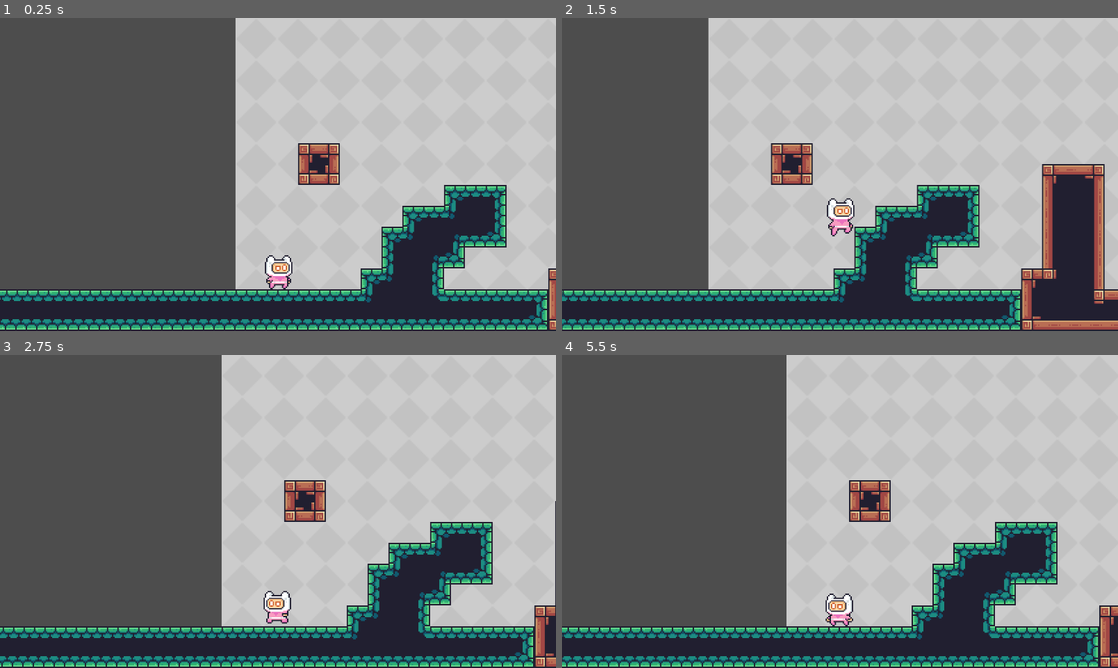
Above: before the commit, frames 1-4 (two rows, left to right).
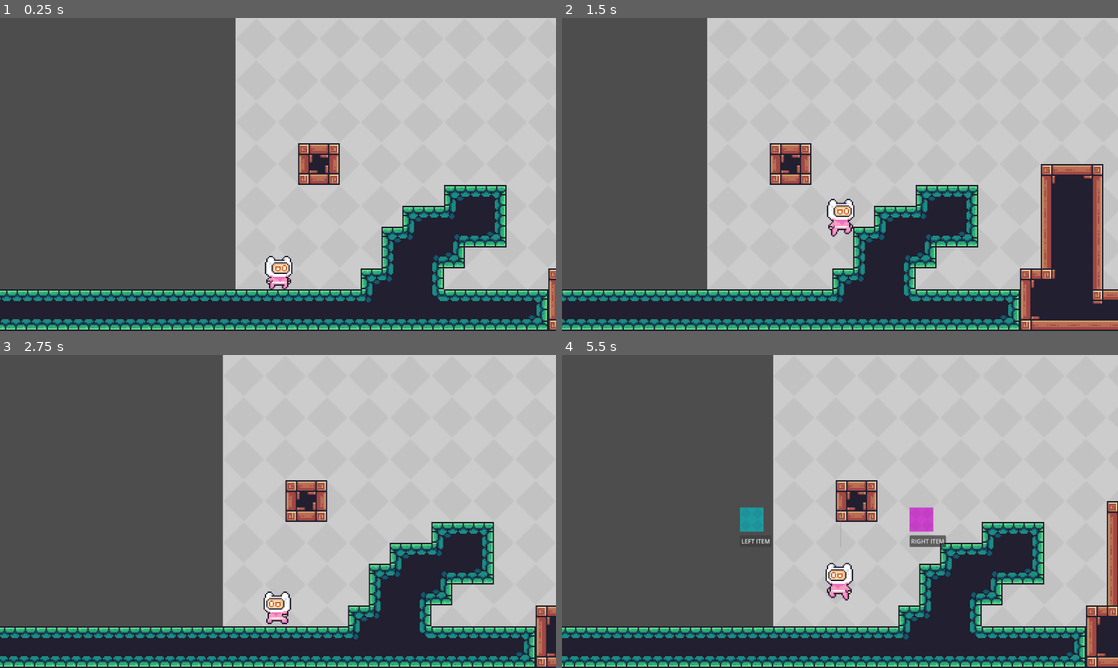
Above: after the commit, the same moments.

Repository: Siamesepug/Machina-Mori
Game: Godot game, scene res://scenes/main.tscn
Two runs of this game, one before a commit and one after it. Both use one fixed random seed, a clock stepped at 60 frames per second and the inputs below.
Inputs (mouse positions are in pixels of both pictures, inside the frame that each line leads up to):
- Up to frame 1 (0.25 s): no input
- Up to frame 2 (1.5 s): hold D (right) from 0.53 s (still down); tap Shift (dash) at 0.6 s; tap Space (jump) at 0.77, 0.8, 1.07, 1.35 s
- Up to frame 3 (2.75 s): tap Space (jump) at 1.52, 1.82, 2.3 s; tap Shift (dash) at 1.55, 2.1 s; release D (right) at 2.03 s; hold A (left) from 2.03 s (still down)
- Up to frame 4 (5.5 s): release A (left) at 2.78 s; hold D (right) 2.78-4.28 s; tap Shift (dash) at 2.85, 4.35 s; tap Space (jump) at 3.02, 3.32, 3.6, 3.77, 4.07, 4.52, 4.82 s; tap E (debug_grab, bound only after the commit) at 4.15 s; hold A (left) 4.28-5 s; tap R (debug_level_up, bound only after the commit) at 4.9 s; click (756, 542) at 5 s, where only the run after the commit has a clickable "LEFT ITEM"

The runs differ from the first frame. In frame 1, 0.1% of the frame differs, in the area x 47-53%, y 75-87%; in frame 2, 5.7%; in frame 3, 4.9%; in frame 4, 13%, in the area x 0-100%, y 0-100%.

Commit message:
crude item system and item selection

Diff:
--- a/project.godot
+++ b/project.godot
@@ -18,6 +18,7 @@
 [autoload]
 
 PlayerAttributes="*uid://b31smgif6tu2l"
+SignalManager="*uid://4b20uqiu53rd"
 
 [display]
 
@@ -50,6 +51,16 @@
 "events": [Object(InputEventKey,"resource_local_to_scene":false,"resource_name":"","device":-1,"window_id":0,"alt_press …(195 unchanged characters)…
 ]
 }
+debug_grab={
+"deadzone": 0.2,
+"events": [Object(InputEventKey,"resource_local_to_scene":false,"resource_name":"","device":-1,"window_id":0,"alt_pressed":false,"shift_pressed":false,"ctrl_pressed":false,"meta_pressed":false,"pressed":false,"keycode":0,"physical_keycode":69,"key_label":0,"unicode":101,"location":0,"echo":false,"script":null)
+]
+}
+debug_level_up={
+"deadzone": 0.2,
+"events": [Object(InputEventKey,"resource_local_to_scene":false,"resource_name":"","device":-1,"window_id":0,"alt_pressed":false,"shift_pressed":false,"ctrl_pressed":false,"meta_pressed":false,"pressed":false,"keycode":0,"physical_keycode":82,"key_label":0,"unicode":114,"location":0,"echo":false,"script":null)
+]
+}
 
 [physics]
 
--- a/scenes/levels/level01.tscn
+++ b/scenes/levels/level01.tscn
@@ -3,6 +3,7 @@
 [ext_resource type="Texture2D" uid="uid://bnn7us75voip7" path="res://assets/images/tilemap/Terrain (16x16).png" id="1_3n7h2"]
 [ext_resource type="Texture2D" uid="uid://dfkowr4gnd6wa" path="res://assets/images/background/Gray.png" id="1_g0jr5"]
 [ext_resource type="PackedScene" uid="uid://vjuntkxlfvjv" path="res://scenes/player.tscn" id="2_msin7"]
+[ext_resource type="PackedScene" uid="uid://bakwtt7aavn5t" path="res://scenes/menus/item_selection.tscn" id="4_i4uh8"]
 
 [sub_resource type="TileSetAtlasSource" id="TileSetAtlasSource_msin7"]
 texture = ExtResource("1_3n7h2")
@@ -198,3 +199,10 @@
 [node name="Player" parent="." unique_id=131089335 instance=ExtResource("2_msin7")]
 position = Vector2(32.666668, 192.66667)
 scale = Vector2(1, 1)
+
+[node name="ItemSelection" parent="Player" unique_id=1848016840 instance=ExtResource("4_i4uh8")]
+offset_left = -0.99999976
+offset_top = -43.666668
+offset_right = -0.99999976
+offset_bottom = -43.666668
+scale = Vector2(0.285, 0.285)
--- /dev/null
+++ b/scenes/menus/item_selection.tscn
@@ -0,0 +1,54 @@
+[gd_scene format=3 uid="uid://bakwtt7aavn5t"]
+
+[ext_resource type="PackedScene" uid="uid://daxfttal8sqc1" path="res://scenes/upgrades/move_speed.tscn" id="1_ctfre"]
+[ext_resource type="Script" uid="uid://ks18pjoilf85" path="res://scripts/item_selection.gd" id="1_fidhh"]
+[ext_resource type="PackedScene" uid="uid://bhikrrw4lhvmb" path="res://scenes/upgrades/double_jump.tscn" id="2_fidhh"]
+
+[node name="ItemSelection" type="Control" unique_id=1848016840]
+process_mode = 3
+layout_mode = 3
+anchors_preset = 15
+anchor_right = 1.0
+anchor_bottom = 1.0
+grow_horizontal = 2
+grow_vertical = 2
+script = ExtResource("1_fidhh")
+item_list = Array[PackedScene]([ExtResource("2_fidhh"), ExtResource("1_ctfre")])
+
+[node name="VBoxContainer" type="VBoxContainer" parent="." unique_id=1870979787]
+layout_mode = 0
+offset_left = -628.0
+offset_top = -347.0
+offset_right = 652.0
+offset_bottom = 373.0
+
+[node name="HBoxContainer" type="HBoxContainer" parent="VBoxContainer" unique_id=4437926]
+layout_mode = 2
+size_flags_vertical = 6
+alignment = 1
+
+[node name="VBoxContainer" type="VBoxContainer" parent="VBoxContainer/HBoxContainer" unique_id=580467274]
+layout_mode = 2
+theme_override_constants/separation = 75
+
+[node name="PanelContainer" type="PanelContainer" parent="VBoxContainer/HBoxContainer/VBoxContainer" unique_id=785938932]
+layout_mode = 2
+
+[node name="Button" type="Button" parent="VBoxContainer/HBoxContainer/VBoxContainer" unique_id=442815230]
+layout_mode = 2
+text = "LEFT ITEM"
+
+[node name="VSeparator" type="VSeparator" parent="VBoxContainer/HBoxContainer" unique_id=1185360004]
+layout_mode = 2
+theme_override_constants/separation = 364
+
+[node name="VBoxContainer2" type="VBoxContainer" parent="VBoxContainer/HBoxContainer" unique_id=1282223215]
+layout_mode = 2
+theme_override_constants/separation = 75
+
+[node name="PanelContainer2" type="PanelContainer" parent="VBoxContainer/HBoxContainer/VBoxContainer2" unique_id=1305241622]
+layout_mode = 2
+
+[node name="Button" type="Button" parent="VBoxContainer/HBoxContainer/VBoxContainer2" unique_id=2093471057]
+layout_mode = 2
+text = "RIGHT ITEM"
--- a/scenes/player.tscn
+++ b/scenes/player.tscn
@@ -244,7 +244,7 @@
 }]
 
 [sub_resource type="RectangleShape2D" id="RectangleShape2D_qlg0r"]
-size = Vector2(21, 25)
+size = Vector2(19, 23.666668)
 
 [node name="Player" type="CharacterBody2D" unique_id=131089335]
 scale = Vector2(3, 3)
@@ -257,7 +257,7 @@
 autoplay = "idle"
 
 [node name="CollisionShape2D" type="CollisionShape2D" parent="." unique_id=1797972652]
-position = Vector2(0.5, 3.5)
+position = Vector2(0.5, 3.8333335)
 shape = SubResource("RectangleShape2D_qlg0r")
 
 [node name="JumpSound" type="AudioStreamPlayer2D" parent="." unique_id=933953504]
--- a/scenes/upgrades/double_jump.tscn
+++ b/scenes/upgrades/double_jump.tscn
@@ -1,3 +1,20 @@
 [gd_scene format=3 uid="uid://bhikrrw4lhvmb"]
 
-[node name="DoubleJump" type="Node2D" unique_id=990389484]
+[ext_resource type="Script" uid="uid://b5j4kkr6r6eb4" path="res://scripts/double_jump.gd" id="1_e7mu8"]
+[ext_resource type="Texture2D" uid="uid://dfkowr4gnd6wa" path="res://assets/images/background/Gray.png" id="1_yjbps"]
+
+[sub_resource type="RectangleShape2D" id="RectangleShape2D_e7mu8"]
+size = Vector2(64, 64)
+
+[node name="DoubleJump" type="StaticBody2D" unique_id=567444937]
+position = Vector2(32, 32)
+script = ExtResource("1_e7mu8")
+
+[node name="Sprite2D" type="Sprite2D" parent="." unique_id=1778294336]
+modulate = Color(1, 0.32156864, 1, 1)
+texture = ExtResource("1_yjbps")
+
+[node name="CollisionShape2D" type="CollisionShape2D" parent="." unique_id=1877113859]
+shape = SubResource("RectangleShape2D_e7mu8")
+
+[node name="DoubleJump" type="Node2D" parent="." unique_id=990389484]
--- /dev/null
+++ b/scenes/upgrades/move_speed.tscn
@@ -0,0 +1,20 @@
+[gd_scene format=3 uid="uid://daxfttal8sqc1"]
+
+[ext_resource type="Script" uid="uid://bar3bo7h6mmsb" path="res://scripts/move_speed.gd" id="1_j0x51"]
+[ext_resource type="Texture2D" uid="uid://dfkowr4gnd6wa" path="res://assets/images/background/Gray.png" id="2_s1rsq"]
+
+[sub_resource type="RectangleShape2D" id="RectangleShape2D_e7mu8"]
+size = Vector2(64, 64)
+
+[node name="MoveSpeed" type="StaticBody2D" unique_id=567444937]
+position = Vector2(32, 32)
+script = ExtResource("1_j0x51")
+
+[node name="Sprite2D" type="Sprite2D" parent="." unique_id=1778294336]
+modulate = Color(0.14809194, 0.752655, 0.7878075, 1)
+texture = ExtResource("2_s1rsq")
+
+[node name="CollisionShape2D" type="CollisionShape2D" parent="." unique_id=1877113859]
+shape = SubResource("RectangleShape2D_e7mu8")
+
+[node name="DoubleJump" type="Node2D" parent="." unique_id=990389484]
--- /dev/null
+++ b/scripts/SignalManager.gd
@@ -0,0 +1,5 @@
+extends Node
+
+# For moving signals between scripts and scenes
+
+signal level_up()
--- /dev/null
+++ b/scripts/double_jump.gd
@@ -0,0 +1,18 @@
+extends StaticBody2D
+
+
+# Called when the node enters the scene tree for the first time.
+func _ready():
+	pass # Replace with function body.
+
+
+# Called every frame. 'delta' is the elapsed time since the previous frame.
+func _process(delta):
+	pass
+
+func _input(event):
+	if Input.is_action_just_pressed("debug_grab"):
+		PlayerAttributes.max_jumps += 1
+		print("GRABBED DOUBLE JUMP")
+		get_tree().paused = false
+		queue_free()
--- /dev/null
+++ b/scripts/item_selection.gd
@@ -0,0 +1,39 @@
+extends Control
+
+# Displays 3 random items for the player
+# to choose when levelling up
+
+@export var item_list: Array[PackedScene] = []
+
+@onready var slot1 = $VBoxContainer/HBoxContainer/VBoxContainer/PanelContainer
+@onready var slot2 = $VBoxContainer/HBoxContainer/VBoxContainer2/PanelContainer2
+
+var slots = 2
+
+func _ready():
+	hide()
+	SignalManager.level_up.connect(show_menu)
+
+func show_menu():
+	show()
+	get_tree().paused = true
+	generate_random_items()
+
+func _input(event):
+	if Input.is_action_just_pressed("debug_grab"):
+		hide()
+
+func generate_random_items():
+	# Takes the list of items, makes a copy, shuffles the copy,
+	# and chooses the first few items in the new list
+
+	var item_pool = item_list.duplicate()
+	item_pool.shuffle()
+
+	var selected_item = item_pool[0]
+	var item_instance = selected_item.instantiate()
+	slot1.add_child(item_instance)
+
+	selected_item = item_pool[1]
+	item_instance = selected_item.instantiate()
+	slot2.add_child(item_instance)
--- /dev/null
+++ b/scripts/move_speed.gd
@@ -0,0 +1,18 @@
+extends StaticBody2D
+
+
+# Called when the node enters the scene tree for the first time.
+func _ready():
+	pass # Replace with function body.
+
+
+# Called every frame. 'delta' is the elapsed time since the previous frame.
+func _process(delta):
+	pass
+
+func _input(event):
+	if Input.is_action_just_pressed("debug_grab"):
+		PlayerAttributes.speed += 400
+		print("GRABBED MOVE SPEED")
+		get_tree().paused = false
+		queue_free()
--- a/scripts/player.gd
+++ b/scripts/player.gd
@@ -3,10 +3,19 @@
 @onready var player_sprite = $AnimatedSprite2D
 @onready var jump_sound = $JumpSound
 
+var xp_level = PlayerAttributes.xp_level
+var xp_progress = PlayerAttributes.xp_progress
 
-var dash_speed = PlayerAttributes.dash_speed
+var dash_speed = PlayerAttributes.default_speed
+var is_dashing = false
 var speed = PlayerAttributes.speed
 var jump_velocity = PlayerAttributes.jump_velocity
+
+var max_jumps = PlayerAttributes.max_jumps
+var jump_count = 0
+
+func _process(delta):
+	get_attributes()
 
 func _physics_process(delta):
 
@@ -20,11 +29,17 @@
 	if not is_on_floor():
 		velocity += get_gravity() * delta
 		player_sprite.animation = "jump"
+	else:
+		# Reset total used jumps for multi-jumps
+		jump_count = 0
 
 	# Handle jump.
-	if Input.is_action_just_pressed("jump") and is_on_floor():
-		velocity.y = jump_velocity
-		jump_sound.play()
+	if Input.is_action_just_pressed("jump"):
+		if jump_count < max_jumps:
+			player_jump()
+
+	if Input.is_action_just_pressed("debug_level_up"):
+		level_up()
 
 	# Get the input direction and handle the movement/deceleration.
 	# As good practice, you should replace UI actions with custom gameplay actions.
@@ -46,22 +61,37 @@
 		get_tree().quit()
 
 func _input(event):
-	var is_dashing = false
 
 	# Dash input
 	if Input.is_action_just_pressed("dash"):
 		if !is_dashing:
 			is_dashing = true
 			print("DASHING")
-			dash_speed = 4.0
+
+			dash_speed = PlayerAttributes.dash_speed
 			await get_tree().create_timer(0.2).timeout
-			dash_speed = 1.0
+			dash_speed = PlayerAttributes.default_speed
 			await get_tree().create_timer(1.0).timeout
+
 			print("Dash is restored")
 			is_dashing = false
 
+func player_jump():
+	velocity.y = jump_velocity
+	jump_sound.play()
+	jump_count += 1
+
+func level_up():
+	SignalManager.level_up.emit()
+	PlayerAttributes.xp_level += 1
+	print("Current Level: " + str(PlayerAttributes.xp_level))
+
 func get_attributes():
 	# Update all player stats with any new changes
+	xp_level = PlayerAttributes.xp_level
+	xp_progress = PlayerAttributes.xp_progress
+
 	speed = PlayerAttributes.speed
 	jump_velocity = PlayerAttributes.jump_velocity
-	dash_speed = PlayerAttributes.dash_speed
+
+	max_jumps = PlayerAttributes.max_jumps
--- a/scripts/player_attributes.gd
+++ b/scripts/player_attributes.gd
@@ -5,6 +5,15 @@
 # You can change these numbers from other scripts such as items/upgrades.
 # Avoid directly changing the player's variables.
 
+var xp_level = 0
+var xp_progress = 0.0
+
 var speed = 400.0
 var jump_velocity = -700.0
 var dash_speed = 4.0
+
+# Probably don't change this one, used to reset
+# movement back to default after dash
+var default_speed = 1.0
+
+var max_jumps = 1
Not shown, added: scripts/SignalManager.gd.uid
Not shown, added: scripts/double_jump.gd.uid
Not shown, added: scripts/item_selection.gd.uid
Not shown, added: scripts/move_speed.gd.uid
